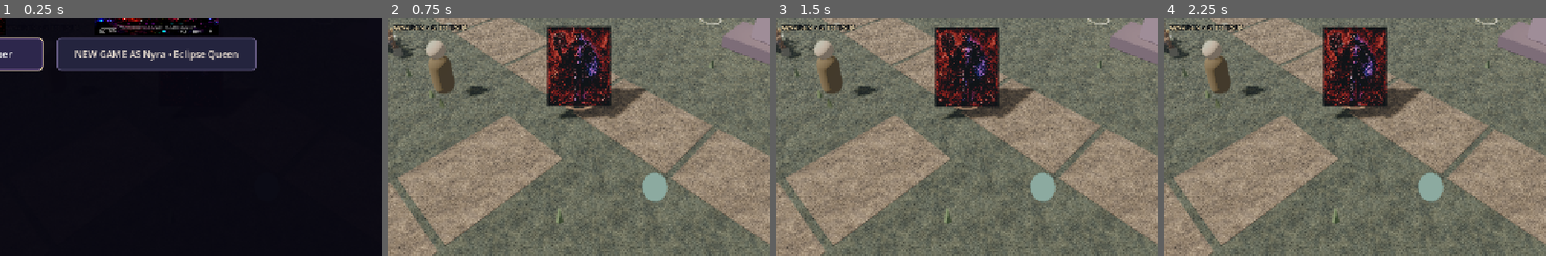
Above: before the commit, frames 1-4 (left to right).
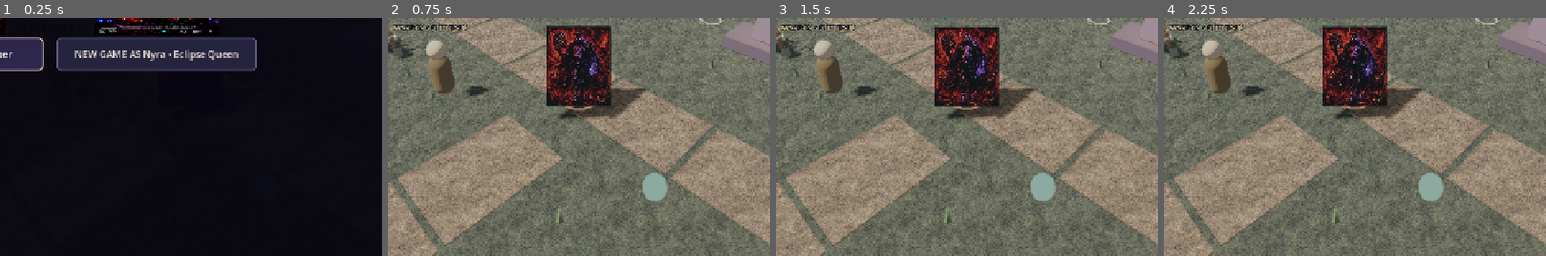
Above: after the commit, the same moments.

Repository: ericgantor-cyber/Moonfall
Game: Godot game, scene res://scenes/main.tscn
Two runs of this game, one before a commit and one after it. Both use one fixed random seed, a clock stepped at 60 frames per second and the inputs below.
Inputs:
- Up to frame 1 (0.25 s): no input
- Up to frame 2 (0.75 s): click "NEW GAME AS Z • Void Reaper" at 0.5 s
- Up to frame 3 (1.5 s): click "INTERACT / LOOT" at 1.25 s
- Up to frame 4 (2.25 s): click "TAME" at 2 s
The pictures show only the part of the screen within x 25-75%, y 42-92%; the shares and areas given below are measured in that part.

The runs differ from the first frame. In frame 2, 1.8% of the frame differs, in the area x 41-59%, y 3-38%; in frame 3, 2.3%, in the area x 41-59%, y 4-43%; in frame 4, 2.1%.
Error before the commit: Parse Error: Invalid operands "Vector2" and "Vector2i" for "!=" operator. (res://scripts/systems/hero_art_rig.gd:186)

Commit message:
Fix Godot Texture2D size type in guarded hero cutout importer

Diff:
--- a/native/godot-v38_1/scripts/systems/hero_art_rig.gd
+++ b/native/godot-v38_1/scripts/systems/hero_art_rig.gd
@@ -179,7 +179,7 @@
 func install_cutouts(original:Sprite3D,layers:Dictionary,approved:bool=false)->bool:
  # Missing or unreviewed pieces are not allowed to hide the source artwork.
  if not approved or not is_instance_valid(original) or original.texture==null:return false
- var source_size:Vector2i=original.texture.get_size()
+ var source_size:Vector2=original.texture.get_size()
  if source_size.x<=0 or source_size.y<=0:return false
  for part in CUTOUT_BONES:
   if not layers.has(part) or not (layers[part] is Texture2D):return false
